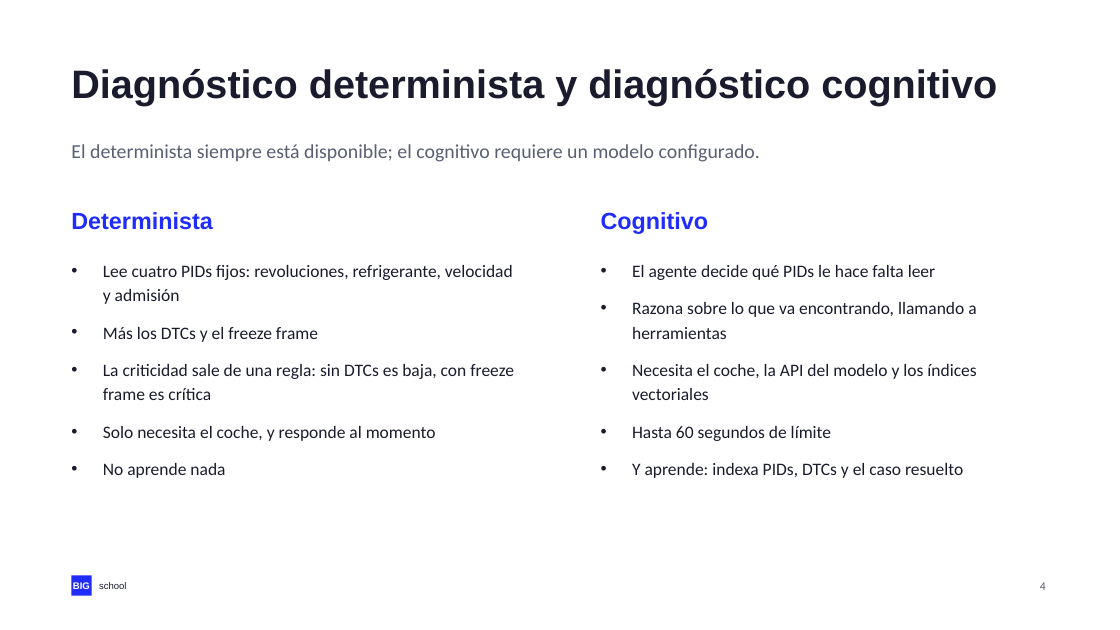
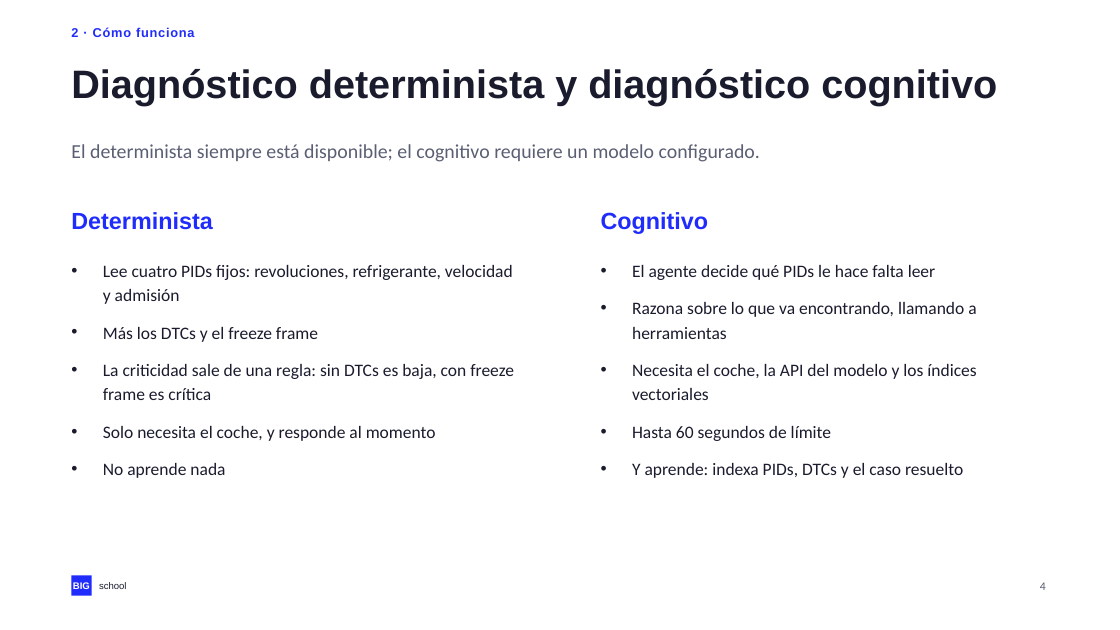
Before and after one commit to NovilloQuinta/intelligent-automotive-diagnostics, a slide deck: slide 4 of docs/presentacion/tfm-intelligent-automotive-diagnostics.pptx. Drawn at 1120x630 pixels with LibreOffice and Linux fonts; fonts in the diff are those of the drawing. Boxes give left, top, right and bottom in pixels: in the first picture for what was removed or moved away, otherwise in the second. Text is boxed around its words. In the diff, an @@ line names an element or a change of style, - is before the commit and + after.

```diff
--- a/docs/presentacion/tfm-intelligent-automotive-diagnostics.pptx
+++ b/docs/presentacion/tfm-intelligent-automotive-diagnostics.pptx
@@ text added at [71,27,194,37], 11 pt, text #202CFC, bold @@
+2 · Cómo funciona
```
Also in this commit, not shown: 17 other slides changed, 3 other files.
